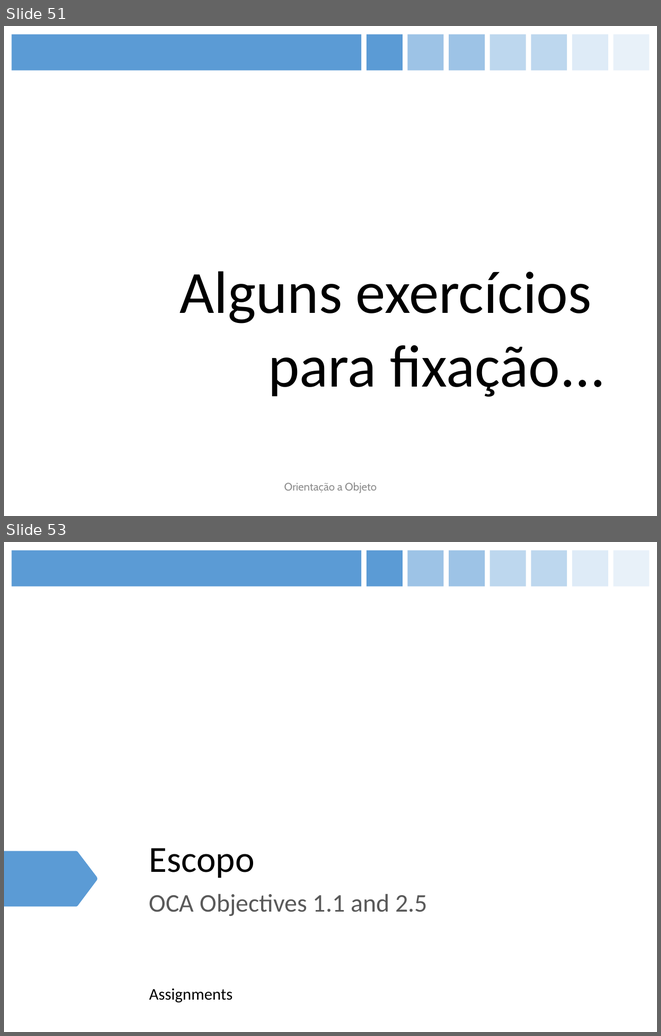
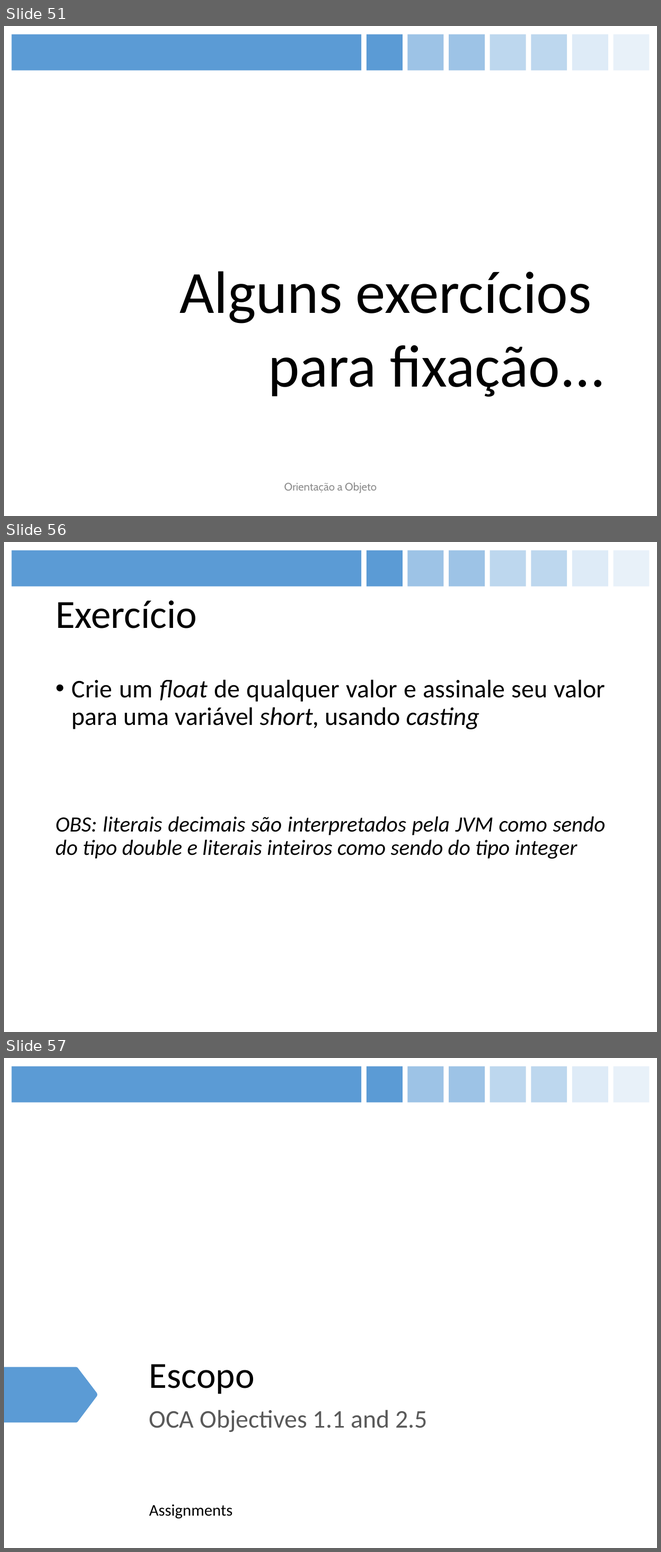
Before and after one commit to figueiredojrr/treinamentoJavaSeOcaAgosto, a slide deck: TreinamentoJavaSeOca/documentos/apresentação/OCA.pptx. Shown one above the other, each under a label of ours: slides 51 and 53 before the commit, slides 51, 56 and 57 after it; the slides between them are not shown. The pictures are 661x1036 and 661x1552 pixels, drawn with LibreOffice and Linux fonts; fonts in the diff are those of the drawing. Boxes give left, top, right and bottom in pixels: in the first picture for what was removed or moved away, otherwise in the second. Text is boxed around its words. In the diff, an @@ line names an element or a change of style, - is before the commit and + after.

```diff
--- a/TreinamentoJavaSeOca/documentos/apresentação/OCA.pptx
+++ b/TreinamentoJavaSeOca/documentos/apresentação/OCA.pptx
@@ slide 56 added at [4,542,657,1032], background #FFFFFF; not listed: 8 template elements that a slide beside it also shows @@
@@ title added at [55,600,197,628], 44 pt, text #000000 @@
+Exercício
@@ text added at [55,679,606,858], 24 pt, text #000000, italic @@
+• Crie um float de qualquer valor e assinale seu valor para uma variável short, usando casting
+OBS: literais decimais são interpretados pela JVM como sendo do tipo double e literais inteiros como sendo do tipo integer
@@ what was slide 53 is now slide 57 @@
```
Also in this commit, not shown: 5 slides changed, 3 other slides added.
